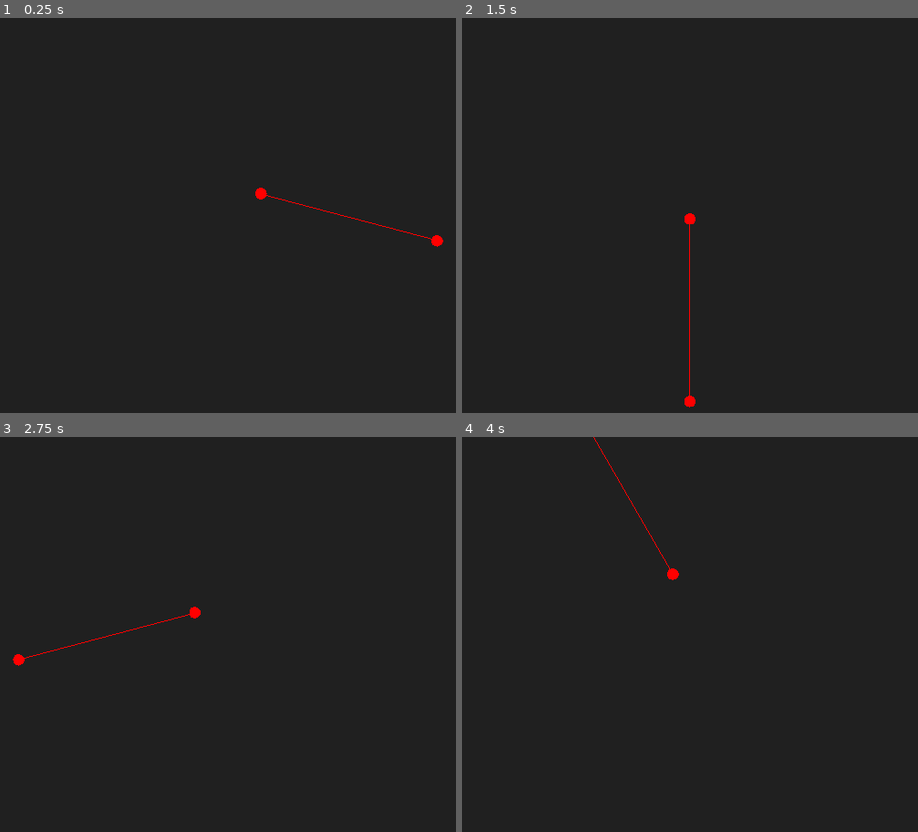
Above: before the commit, frames 1-4 (two rows, left to right).
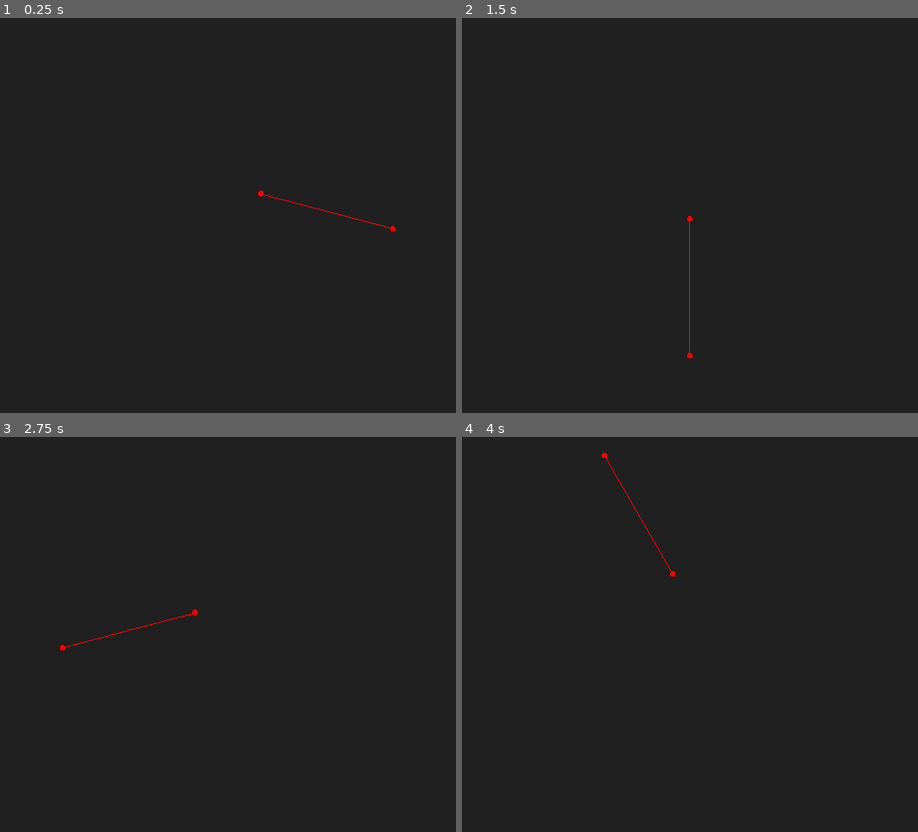
Above: after the commit, the same moments.

Repository: AndyGFX/GD3_Pixelator_GAME
Game: Godot game, scene res://TEST_RAYCASTING.tscn
Same seed, same stepped clock (60 frames per second), same inputs: the game is played once before the commit and once after it.
Inputs:
- Up to frame 1 (0.25 s): no input
- Up to frame 2 (1.5 s): tap Enter (ui_accept) at 0.5 s; hold Right (key_right) from 0.53 s (still down); tap W (key_fire) at 0.6 s; tap Space (key_jump) at 0.77 s; tap Q (key_throw) at 1.35 s
- Up to frame 3 (2.75 s): tap Space (key_jump) at 1.52 s; release Right (key_right) at 2.03 s; hold Left (key_left) from 2.03 s (still down); tap E (key_use) at 2.1 s
- Up to frame 4 (4 s): release Left (key_left) at 2.78 s; hold Right (key_right) from 2.78 s (still down); tap W (key_fire) at 2.85 s; tap Space (key_jump) at 3.02, 3.77 s; tap Q (key_throw) at 3.6 s

The runs differ from the first frame. In frame 1, 0.1% of the frame differs, in the area x 56-98%, y 42-58%; in frame 2, 0.1%; in frame 3, 0.1%, in the area x 2-44%, y 42-58%; in frame 4, less than 0.1%.

Commit message:
Add normal preview to RayCastScanner class

Diff:
--- a/Prefabs/TestObject/RayGenerator.gd
+++ b/Prefabs/TestObject/RayGenerator.gd
@@ -1,4 +1,4 @@
-
+#tool
 extends KinematicBody2D
 
 export (int,0,360) var angle = 0
@@ -9,7 +9,7 @@
 func _ready():
 	self.scan = Globals.TLineRayCastScanner.new()
 	self.scan.SetOwner(self)
-	self.scan.SetLength(24,128)
+	self.scan.SetLength(24,96)
 	self.scan.SetAngle(self.angle)
 	self.scan.SetRayIgnoreList([self])
 	self.scan.SetVisualDebug(true)
@@ -31,6 +31,6 @@
 	self.angle = (self.angle + 1) % 360
 	self.scan.SetAngle(self.angle )
 	self.hit = self.scan.GetHitPoint()
-	update()
+
 
 	pass
--- a/Scripts/Collision/LineRayCastScanner.gd
+++ b/Scripts/Collision/LineRayCastScanner.gd
@@ -9,6 +9,7 @@
 var ray_from_pos =Vector2()
 var ray_to_pos =Vector2()
 var _debug = false;
+var _debug_dot_size = 2
 var _hit = null;
 
 func SetLength(_from,_length):
@@ -56,6 +57,8 @@
 	if ray_result:
 		result = ray_result
 	self._hit = result
+
+	if self._debug: self.owner.update()
 	return result
 	pass
 
@@ -66,12 +69,15 @@
 func VisualDebug():
 
 	self.owner.draw_line(self.ray_from_pos,self.ray_to_pos,Color(1,0,0,1))
-	self.owner.draw_circle(self.ray_from_pos, 4, Color(1,0,0,1))
-	self.owner.draw_circle(self.ray_to_pos, 4, Color(1,0,0,1))
+	self.owner.draw_circle(self.ray_from_pos, self._debug_dot_size, Color(1,0,0,1))
+	self.owner.draw_circle(self.ray_to_pos, self._debug_dot_size, Color(1,0,0,1))
 
 	if self._hit and self._debug:
-		self.owner.draw_circle(self.GetLocalPos(self._hit.position), 4, Color(0,1,0,1))
+		# draw hit point
+		self.owner.draw_circle(self.GetLocalPos(self._hit.position), self._debug_dot_size, Color(0,1,0,1))
+		# draw line from start to hit point
 		self.owner.draw_line(self.ray_from_pos,self.GetLocalPos(self._hit.position),Color(0,1,0,1))
-
+		# draw normal
+		self.owner.draw_line(self.GetLocalPos(self._hit.position), self.GetLocalPos(self._hit.position)+(self._hit.normal*16),Color(0,1,0,1))
 
 	pass
--- a/TEST_RAYCASTING.tscn
+++ b/TEST_RAYCASTING.tscn
@@ -21,6 +21,11 @@
 
 custom_solver_bias = 0.0
 extents = Vector2( 87.638, 10 )
+
+[sub_resource type="RectangleShape2D" id=6]
+
+custom_solver_bias = 0.0
+extents = Vector2( 12.392, 10 )
 
 [sub_resource type="RectangleShape2D" id=5]
 
@@ -51,16 +56,23 @@
 
 [node name="CollisionShape2D3" type="CollisionShape2D" parent="Collision zones" index="2"]
 
-position = Vector2( 134.333, 109.623 )
+position = Vector2( 112.28, 50.8157 )
 rotation = 1.5708
 shape = SubResource( 3 )
 _sections_unfolded = [ "Transform" ]
 
 [node name="CollisionShape2D4" type="CollisionShape2D" parent="Collision zones" index="3"]
 
-position = Vector2( 249.851, 120.24 )
+position = Vector2( 327.036, 116.565 )
 rotation = 1.5708
 shape = SubResource( 4 )
+_sections_unfolded = [ "Transform" ]
+
+[node name="CollisionShape2D5" type="CollisionShape2D" parent="Collision zones" index="4"]
+
+position = Vector2( 277.049, 87.8959 )
+rotation = 1.5708
+shape = SubResource( 6 )
 _sections_unfolded = [ "Transform" ]
 
 [node name="RayGenerator" type="KinematicBody2D" parent="." index="1"]
@@ -71,6 +83,7 @@
 collision_mask = 1
 collision/safe_margin = 0.08
 script = ExtResource( 1 )
+angle = 0
 
 [node name="CollisionShape2D" type="CollisionShape2D" parent="RayGenerator" index="0"]
 
Not shown: 1 places in TEST_RAYCASTING.tscn that only renumber resources
